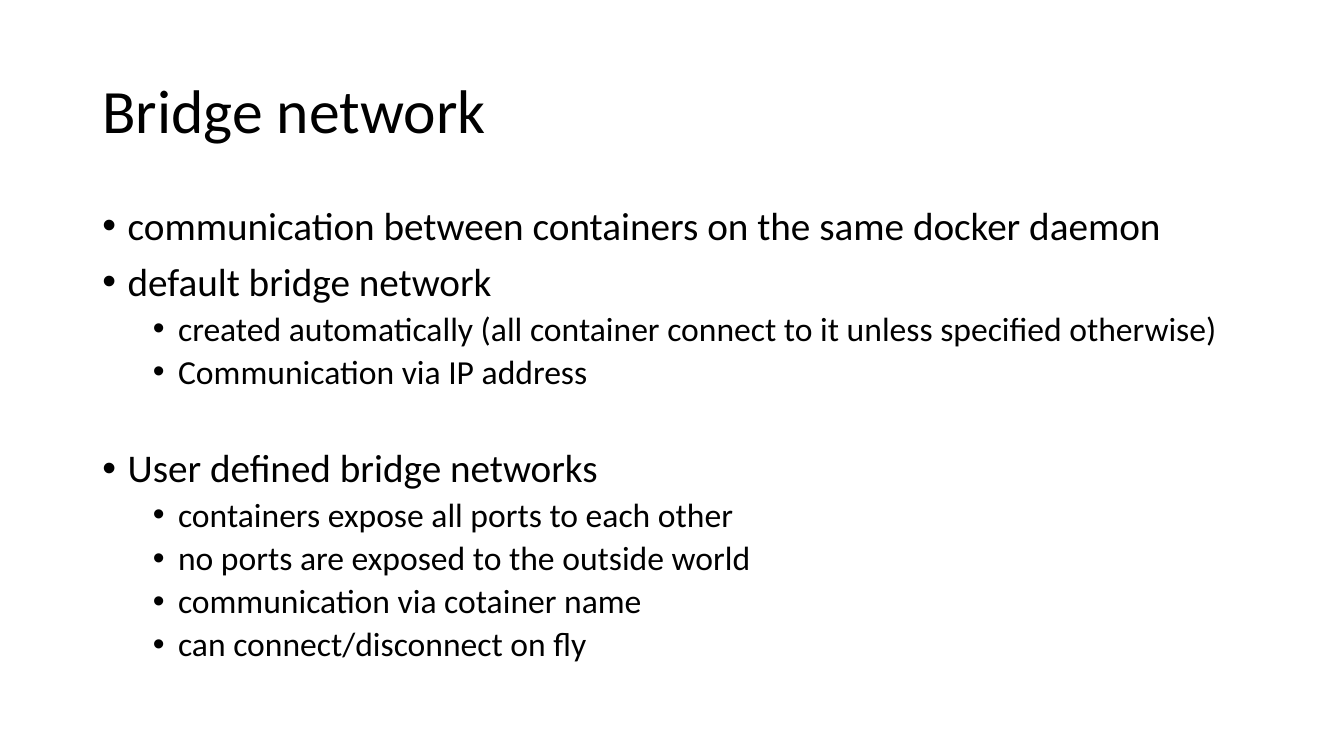
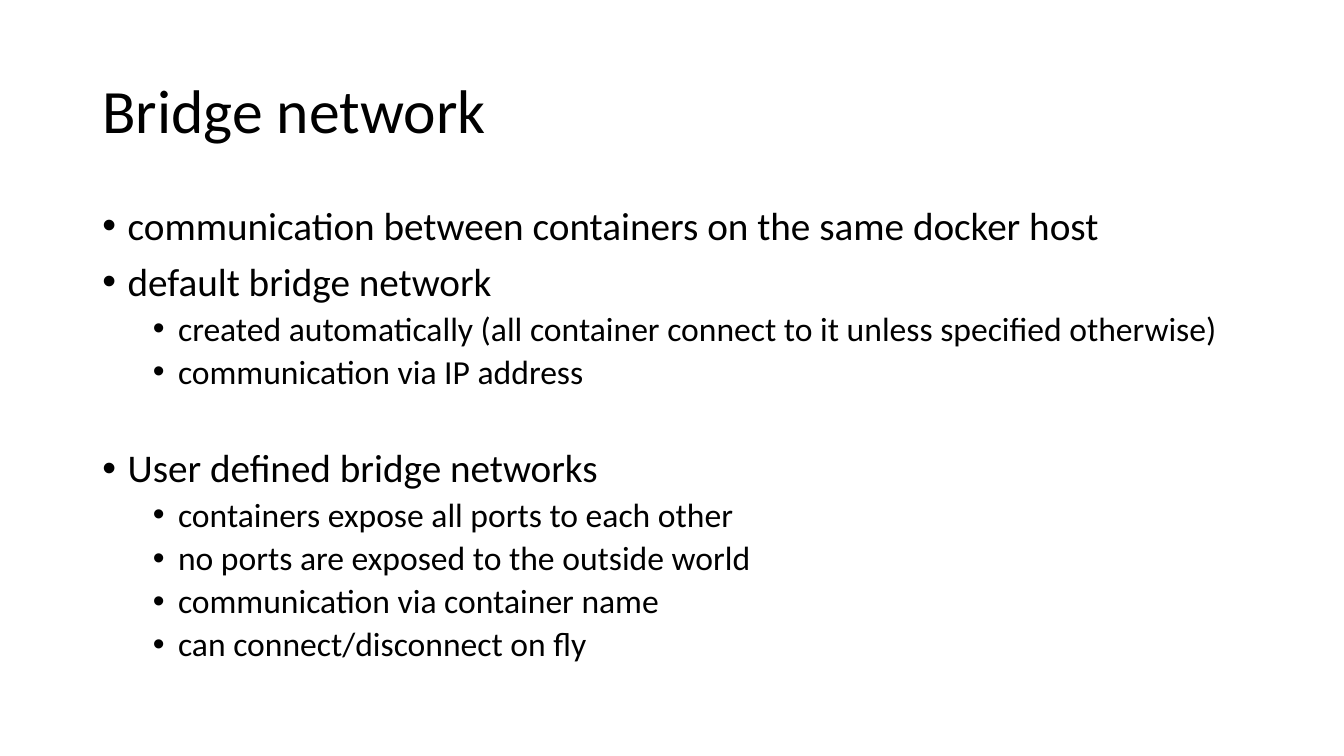
Before and after one commit to ERNICommunity/ESK-EPD-2018-Docker, a slide deck: slide 19 of src/_data/docker.pptx. Drawn at 1344x756 pixels with LibreOffice and Linux fonts; fonts in the diff are those of the drawing. Boxes give left, top, right and bottom in pixels: in the first picture for what was removed or moved away, otherwise in the second. Text is boxed around its words. In the diff, an @@ line names an element or a change of style, - is before the commit and + after.

Commit message:
update of docker intro presentation

```diff
--- a/src/_data/docker.pptx
+++ b/src/_data/docker.pptx
@@ text at <box>128,212,1098,241</box>: text changed @@
-• communication between containers on the same docker daemon
+• communication between containers on the same docker host
@@ text at <box>178,360,584,385</box>: text changed @@
-  • Communication via IP address
+  • communication via IP address
@@ text at <box>178,590,659,614</box>: text changed @@
-  • communication via cotainer name
+  • communication via container name
```
Also in this commit, not shown: 9 other slides changed.
